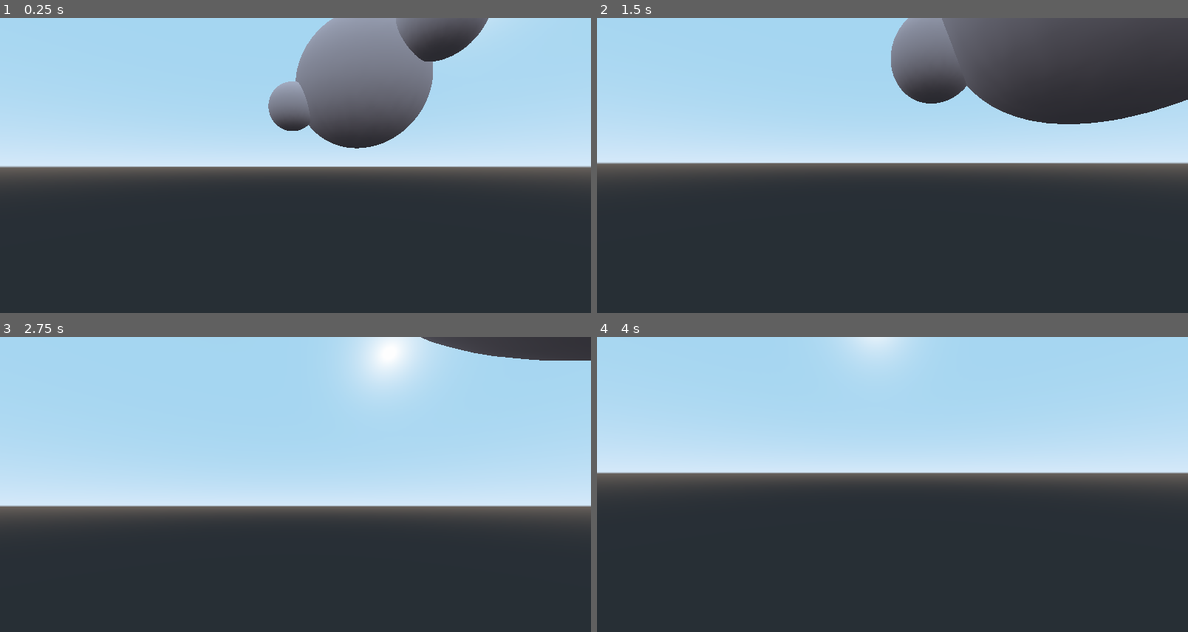
Above: before the commit, frames 1-4 (two rows, left to right).
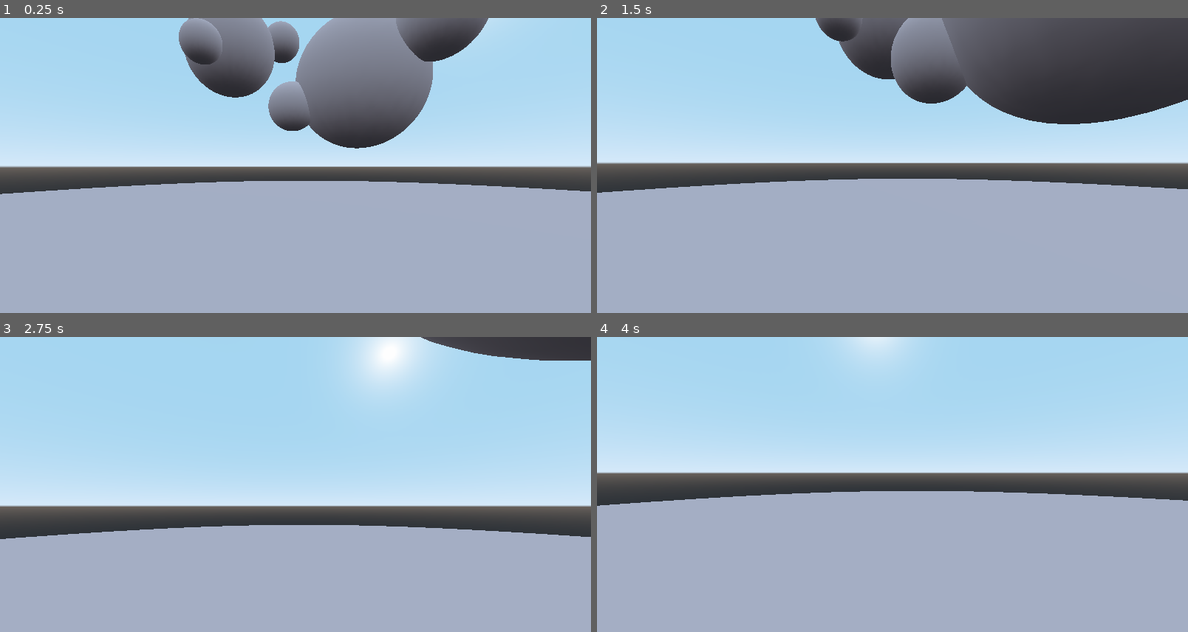
Above: after the commit, the same moments.

Repository: dzil123/webgl_render
Game: Godot game, scene res://Spatial.tscn
Two runs of this game, one before a commit and one after it. Both use one fixed random seed, a clock stepped at 60 frames per second and the inputs below.
Inputs (mouse positions are in pixels of both pictures, inside the frame that each line leads up to):
- Up to frame 1 (0.25 s): no input
- Up to frame 2 (1.5 s): tap Enter at 0.5 s; move the mouse to (922, 165) at 0.52 s; hold Up (ui_up) from 0.53 s (still down); click (922, 165) at 0.67 s; move the mouse to (862, 165) at 1.27 s
- Up to frame 3 (2.75 s): keep holding Up (ui_up); move the mouse to (307, 478) at 2.02 s
- Up to frame 4 (4 s): keep holding Up (ui_up); move the mouse to (886, 490) at 2.77 s; click (886, 490) at 2.92 s; move the mouse to (933, 487) at 3.52 s

The runs differ from the first frame. In frame 1, 47% of the frame differs, in the area x 0-100%, y 0-100%; in frame 2, 46%; in frame 3, 35%; in frame 4, 46%.

Commit message:
soft shadows, multiple spheres

Diff:
--- a/backend/Serializer.gd
+++ b/backend/Serializer.gd
@@ -21,9 +21,18 @@
 	else:
 		return get_viewport().get_camera()
 
+func get_objects():
+	var spheres = []
+	for sphere in get_tree().get_nodes_in_group("object_sphere"):
+		spheres.append(sphere.translation.x)
+		spheres.append(sphere.translation.y)
+		spheres.append(sphere.translation.z)
+		spheres.append(sphere.scale.x)
+	return {"sphere": spheres}
+
 func serialize():
 	var camera = get_camera()
-	var data = {"mat4": Util.to_mat4(camera.global_transform), "fov": camera.fov}
+	var data = {"mat4": Util.to_mat4(camera.global_transform), "fov": camera.fov, "objects": get_objects()}
 
 	return data
 
--- a/backend/Spatial.tscn
+++ b/backend/Spatial.tscn
@@ -1,14 +1,9 @@
-[gd_scene load_steps=8 format=2]
+[gd_scene load_steps=7 format=2]
 
 [ext_resource path="res://SocketServer.gd" type="Script" id=1]
+[ext_resource path="res://Sphere.tscn" type="PackedScene" id=2]
 [ext_resource path="res://Serializer.gd" type="Script" id=3]
 [ext_resource path="res://maujoe.camera_control/scripts/camera_control.gd" type="Script" id=4]
-
-[sub_resource type="SpatialMaterial" id=1]
-albedo_color = Color( 1, 0.831373, 0.831373, 1 )
-
-[sub_resource type="SphereMesh" id=2]
-material = SubResource( 1 )
 
 [sub_resource type="SpatialMaterial" id=3]
 flags_transparent = true
@@ -29,17 +24,35 @@
 
 [node name="Camera" type="Camera" parent="CameraHolder"]
 
-[node name="Sphere0" type="MeshInstance" parent="."]
+[node name="Sphere0" parent="." instance=ExtResource( 2 )]
 transform = Transform( 2.7, 0, 0, 0, 2.7, 0, 0, 0, 2.7, 0, 0, -1 )
-mesh = SubResource( 2 )
 
-[node name="Sphere1" type="MeshInstance" parent="."]
+[node name="Sphere3" parent="." instance=ExtResource( 2 )]
+transform = Transform( 500, 0, 0, 0, 500, 0, 0, 0, 500, 0, -505, -1 )
+
+[node name="Sphere1" parent="." instance=ExtResource( 2 )]
 transform = Transform( 1.2, 0, 0, 0, 1.2, 0, 0, 0, 1.2, 3, 1, 0 )
-mesh = SubResource( 2 )
 
-[node name="Sphere2" type="MeshInstance" parent="."]
+[node name="Sphere2" parent="." instance=ExtResource( 2 )]
 transform = Transform( 1, 0, 0, 0, 1, 0, 0, 0, 1, -2, -1, 1 )
-mesh = SubResource( 2 )
+
+[node name="Sphere4" parent="." instance=ExtResource( 2 )]
+transform = Transform( 0.84411, 0, 2.56466, 0, 2.7, 0, -2.56466, 0, 0.84411, -7.83108, 3.69921, 0.162304 )
+
+[node name="Sphere5" parent="." instance=ExtResource( 2 )]
+transform = Transform( 0.37516, 0, 1.13985, 0, 1.2, 0, -1.13985, 0, 0.37516, -5.94331, 4.69921, -2.37468 )
+
+[node name="Sphere6" parent="." instance=ExtResource( 2 )]
+transform = Transform( 0.312633, 0, 0.949874, 0, 1, 0, -0.949874, 0, 0.312633, -6.5566, 2.69921, 2.68732 )
+
+[node name="Sphere7" parent="." instance=ExtResource( 2 )]
+transform = Transform( 1.22697, -1.99913, -1.33717, 1.35159, 1.8148, -1.47299, 1.98941, 0, 1.82545, 7.56256, 8.09955, 1.56754 )
+
+[node name="Sphere8" parent="." instance=ExtResource( 2 )]
+transform = Transform( 0.54532, -0.888501, -0.5943, 0.600708, 0.806577, -0.654663, 0.884181, 0, 0.81131, 7.69019, 9.72792, 4.45409 )
+
+[node name="Sphere9" parent="." instance=ExtResource( 2 )]
+transform = Transform( 0.454433, -0.740418, -0.49525, 0.50059, 0.672147, -0.545552, 0.736817, 0, 0.676092, 6.40361, 5.33512, 1.4461 )
 
 [node name="Plane" type="MeshInstance" parent="."]
 transform = Transform( 1, 0, 0, 0, -4.37114e-08, 1, 0, -1, -4.37114e-08, -0.44108, -1.91184, 0.540368 )
--- a/backend/Sphere.tscn
+++ b/backend/Sphere.tscn
@@ -1,7 +1,12 @@
-[gd_scene load_steps=2 format=2]
+[gd_scene load_steps=3 format=2]
 
-[sub_resource type="SphereMesh" id=1]
+[sub_resource type="SpatialMaterial" id=1]
+albedo_color = Color( 1, 0.831373, 0.831373, 1 )
 
-[node name="Spatial" type="MeshInstance"]
-mesh = SubResource( 1 )
-material/0 = null
+[sub_resource type="SphereMesh" id=2]
+material = SubResource( 1 )
+
+[node name="Sphere" type="Spatial" groups=["object_sphere"]]
+
+[node name="Mesh" type="MeshInstance" parent="."]
+mesh = SubResource( 2 )
Not shown, changed: frontend/dist/shaders/raymarch.frag
Not shown, changed: frontend/src/main.ts
